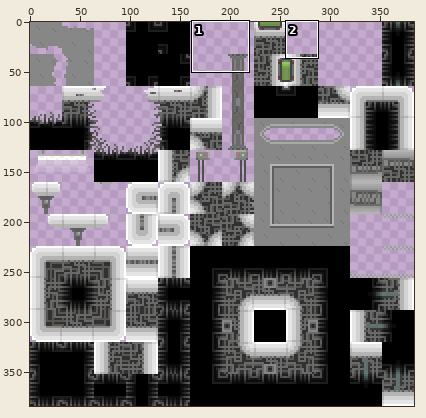
One commit to this sprite sheet: walls-and-floor.png. Above, an overview of the earlier version with the close-up marked.
Close-up. The starting point:
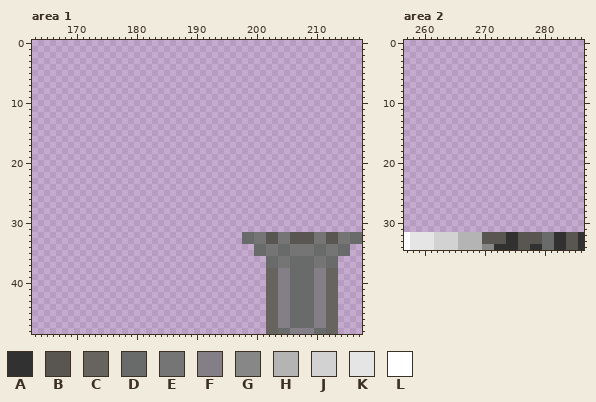
The file is 384x384 pixels. Pixels under 10% opacity are left out. Colours within 5 levels of each other are drawn and written as one. Shown: area 1: x 163..217, y 0..48; area 2: x 257..286, y 0..34. The commit also changed other parts of the picture, which this record leaves out.
Palette (. is transparent): A #313131  B #595652  C #676460  D #696a6a  E #757575  F #847e87  G #878787  H #b4b4b4  J #d2d2d2  K #e5e5e5  L #ffffff
Pixels before, area 1 (only the part around the change), first column x 163:
 0 .......................................................
 1 .......................................................
 2 .......................................................
 3 .......................................................
 4 .......................................................
 5 .......................................................
 6 .......................................................
 7 .......................................................
 8 .......................................................
 9 .......................................................
10 .......................................................
11 .......................................................
12 .......................................................
13 .......................................................
14 .......................................................
15 .......................................................
16 .......................................................
17 .......................................................
18 .......................................................
19 .......................................................
20 .......................................................
21 .......................................................
22 .......................................................
23 .......................................................
24 .......................................................
25 .......................................................
26 .......................................................
27 .......................................................
28 .......................................................
29 .......................................................
30 .......................................................
31 .......................................................
32 ...................................DDEEBBEEBBBBEEBBEEDD
33 ...................................DDEEBBEEBBBBEEBBEEDD
34 .....................................DDEEDDEEEEDDEEDD..
35 .....................................DDEEDDEEEEDDEEDD..
36 .......................................DDEEDDDDEEDD....
37 .......................................DDEEDDDDEEDD....
38 .......................................CCFFDDDDFFCC....
39 .......................................CCFFDDDDFFCC....
40 .......................................CCFFDDDDFFCC....
41 .......................................CCFFDDDDFFCC....
42 .......................................CCFFDDDDFFCC....
43 .......................................CCFFDDDDFFCC....
44 .......................................CCFFDDDDFFCC....
45 .......................................CCFFDDDDFFCC....
46 .......................................CCFFDDDDFFCC....
47 .......................................CCFFDDDDFFCC....
48 .......................................CCDDFFFFDDCC....
Pixels before, area 2, first column x 257:
32 LKKKKJJJJHHHHBBBBAABBBBDDAABBA
33 LKKKKJJJJHHHHBBBBAABBBBDDAABBA
34 LKKKKJJJJHHHHGGAAAABBAADDAABBA
New version:
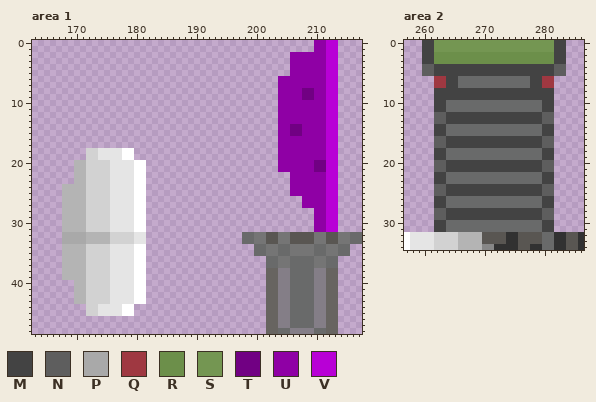
Colours new in this view: M #434343  N #5e5e5e  P #a9a9a9  Q #9f3841  R #6c8f4a  S #749652  T #710083  U #8f00a5  V #b800d6
What changed:
Changed rows in their new state; - is an unchanged pixel.
Area 1:
first column x 168:
 0 ------------------------------------------UUVV
 1 ------------------------------------------UUVV
 2 --------------------------------------UUUUUUVV
 3 --------------------------------------UUUUUUVV
 4 --------------------------------------UUUUUUVV
 5 --------------------------------------UUUUUUVV
 6 ------------------------------------UUUUUUUUVV
 7 ------------------------------------UUUUUUUUVV
 8 ------------------------------------UUUUTTUUVV
 9 ------------------------------------UUUUTTUUVV
10 ------------------------------------UUUUUUUUVV
11 ------------------------------------UUUUUUUUVV
12 ------------------------------------UUUUUUUUVV
13 ------------------------------------UUUUUUUUVV
14 ------------------------------------UUTTUUUUVV
15 ------------------------------------UUTTUUUUVV
16 ------------------------------------UUUUUUUUVV
17 ------------------------------------UUUUUUUUVV
18 ----JJKKKKLL------------------------UUUUUUUUVV
19 ----JJKKKKLL------------------------UUUUUUUUVV
20 --HHJJJJKKKKLL----------------------UUUUUUTTVV
21 --HHJJJJKKKKLL----------------------UUUUUUTTVV
22 --HHJJJJKKKKLL------------------------UUUUUUVV
23 --HHJJJJKKKKLL------------------------UUUUUUVV
24 HHHHJJJJKKKKLL------------------------UUUUUUVV
25 HHHHJJJJKKKKLL------------------------UUUUUUVV
26 HHHHJJJJKKKKLL--------------------------UUUUVV
27 HHHHJJJJKKKKLL--------------------------UUUUVV
28 HHHHJJJJKKKKLL----------------------------UUVV
29 HHHHJJJJKKKKLL----------------------------UUVV
30 HHHHJJJJKKKKLL----------------------------UUVV
31 HHHHJJJJKKKKLL----------------------------UUVV
32 PPPPHHHHJJJJKK--------------------------------
33 PPPPHHHHJJJJKK--------------------------------
34 HHHHJJJJKKKKLL--------------------------------
35 HHHHJJJJKKKKLL--------------------------------
36 HHHHJJJJKKKKLL--------------------------------
37 HHHHJJJJKKKKLL--------------------------------
38 HHHHJJJJKKKKLL--------------------------------
39 HHHHJJJJKKKKLL--------------------------------
40 --HHJJJJKKKKLL--------------------------------
41 --HHJJJJKKKKLL--------------------------------
42 --HHJJJJKKKKLL--------------------------------
43 --HHJJJJKKKKLL--------------------------------
44 ----JJKKKKLL----------------------------------
45 ----JJKKKKLL----------------------------------
Area 2:
first column x 260:
 0 MMSSSSSSSSSSSSSSSSSSSSMM
 1 MMSSSSSSSSSSSSSSSSSSSSMM
 2 MMRRRRRRRRRRRRRRRRRRRRMM
 3 MMRRRRRRRRRRRRRRRRRRRRMM
 4 NNMMMMMMMMMMMMMMMMMMMMNN
 5 NNMMMMMMMMMMMMMMMMMMMMNN
 6 --QQMMDDDDDDDDDDDDMMQQ--
 7 --QQMMDDDDDDDDDDDDMMQQ--
 8 --MMMMMMMMMMMMMMMMMMMM--
 9 --MMMMMMMMMMMMMMMMMMMM--
10 --MMDDDDDDDDDDDDDDDDMM--
11 --MMDDDDDDDDDDDDDDDDMM--
12 --NNMMMMMMMMMMMMMMMMNN--
13 --NNMMMMMMMMMMMMMMMMNN--
14 --MMDDDDDDDDDDDDDDDDMM--
15 --MMDDDDDDDDDDDDDDDDMM--
16 --NNMMMMMMMMMMMMMMMMNN--
17 --NNMMMMMMMMMMMMMMMMNN--
18 --MMDDDDDDDDDDDDDDDDMM--
19 --MMDDDDDDDDDDDDDDDDMM--
20 --NNMMMMMMMMMMMMMMMMNN--
21 --NNMMMMMMMMMMMMMMMMNN--
22 --MMDDDDDDDDDDDDDDDDMM--
23 --MMDDDDDDDDDDDDDDDDMM--
24 --NNMMMMMMMMMMMMMMMMNN--
25 --NNMMMMMMMMMMMMMMMMNN--
26 --MMDDDDDDDDDDDDDDDDMM--
27 --MMDDDDDDDDDDDDDDDDMM--
28 --NNMMMMMMMMMMMMMMMMNN--
29 --NNMMMMMMMMMMMMMMMMNN--
30 --MMDDDDDDDDDDDDDDDDMM--
31 --MMDDDDDDDDDDDDDDDDMM--
Where, in picture pixels (left, top, right, bottom), the same in both close-ups:
added: (278, 40, 338, 232)
added: (62, 148, 146, 316)
added: (422, 40, 566, 232)
